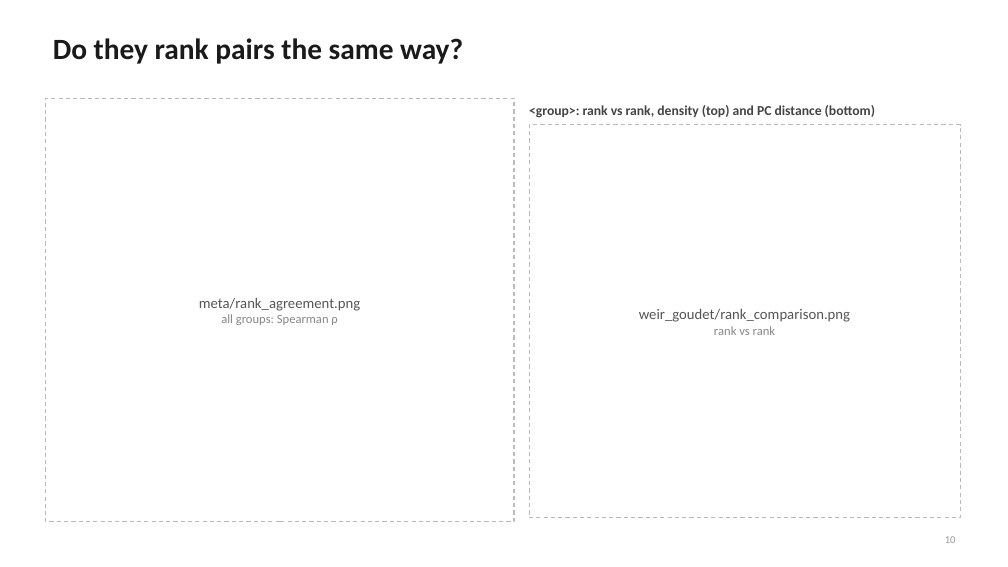
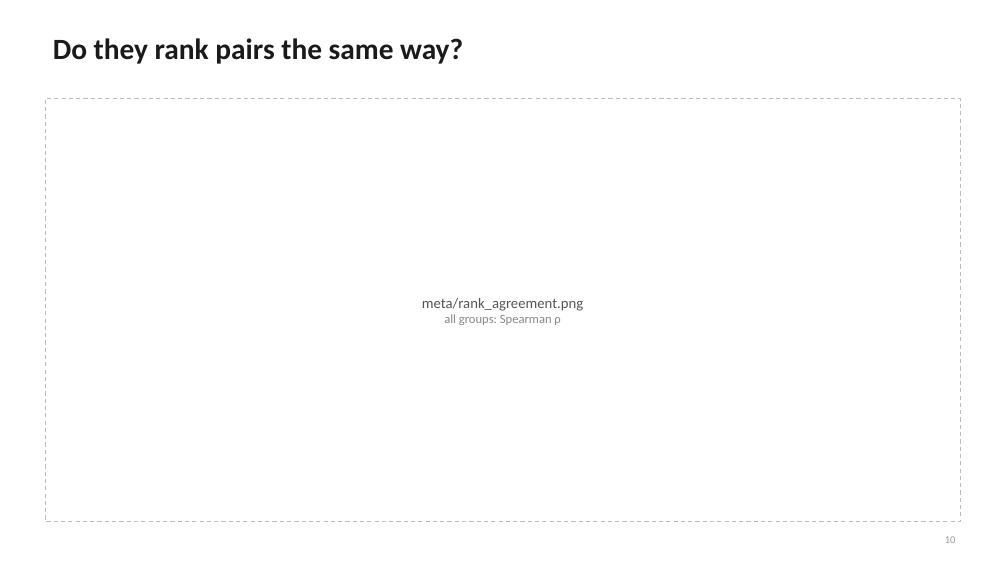
Before and after one commit to mkiravn/aou-covariance, a slide deck: slide 10 of slides/relatedness_condensed.pptx. Drawn at 1008x567 pixels with LibreOffice and Linux fonts; fonts in the diff are those of the drawing. Boxes give left, top, right and bottom in pixels: in the first picture for what was removed or moved away, otherwise in the second. Text is boxed around its words. In the diff, an @@ line names an element or a change of style, - is before the commit and + after.

```diff
--- a/slides/relatedness_condensed.pptx
+++ b/slides/relatedness_condensed.pptx
@@ text "meta/rank_agreement.png": place and size @@
-text "meta/rank_agreement.png" at box(199, 298, 360, 325)
+text "meta/rank_agreement.png" at box(422, 298, 583, 325)
@@ rectangle: place and size @@
-rectangle at box(45, 98, 514, 522)
+rectangle at box(45, 98, 960, 522)
@@ text removed at box(529, 105, 875, 118) @@
-<group>: rank vs rank, density (top) and PC distance (bottom)
@@ rectangle removed at box(529, 125, 960, 518) @@
@@ text removed at box(639, 309, 850, 335) @@
-weir_goudet/rank_comparison.png
-rank vs rank
```
Also in this commit, not shown: 3 other slides changed, 1 slide added, 1 other file.
